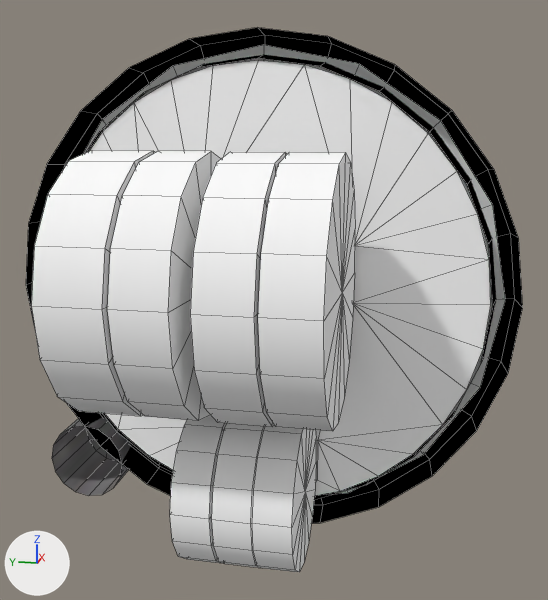
An edit to the Blender file Panels/Instruments-3d/uvid-15/uvid-15m.blend, drawn before and after from the same camera.
Camera for both pictures: a 50 mm camera at (-0.1244, -0.0281, 0.0304) aimed at (-0.0094, -0.0051, 0.0016). The axes (+X, +Y, +Z) are drawn at lower left. The lights are the same throughout. Mesh edges are drawn as thin lines.

Names of what the first picture shows: 'Circle', 'Circle.002', 'Knob', 'bezel', 'dig_a_dec', 'dig_a_decths', 'dig_a_hund', 'dig_a_ths', 'dig_p_dec', 'dig_p_hund', 'dig_p_ones'.
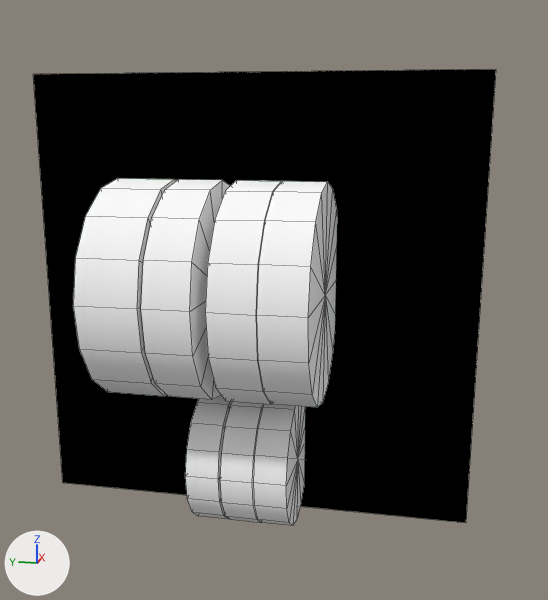
Where the newer file only moved an object's origin or applied its transform, the numbers keep the older frame.

What differs and where, as boxes (x1, y1, x2, y2) in the pictures (548 x 600 px):
'Plane', added (black): after (33, 69, 496, 523)
'Circle', moved, rescaled (not visible afterwards): before (89, 61, 491, 496)
'dig_a_dec', mesh rescaled (16% narrower, 18% shorter): before (31, 150, 155, 416); after (73, 178, 177, 396)
'bezel', moved, rescaled (not visible afterwards): before (26, 28, 523, 523)
'dig_a_hund', moved, rescaled (21% narrower, 18% shorter): before (107, 151, 220, 421); after (141, 179, 230, 400)
'dig_a_decths', moved, rescaled (17% narrower, 19% shorter): before (258, 152, 355, 431); after (257, 181, 337, 407)
'dig_a_ths', moved, rescaled (21% narrower, 18% shorter): before (190, 152, 287, 427); after (205, 180, 281, 404)
'dig_p_hund', moved, rescaled (18% narrower, 17% shorter): before (251, 425, 316, 572); after (252, 404, 305, 526)
'dig_p_ones', moved, rescaled (16% narrower, 17% shorter): before (170, 415, 226, 563); after (185, 396, 232, 519)
'Circle.002', moved, rescaled (not visible afterwards): before (83, 45, 506, 494)
'dig_p_dec', moved, rescaled (17% narrower, 16% shorter): before (211, 423, 264, 568); after (220, 401, 264, 523)
'Knob', moved, rescaled (not visible afterwards): before (52, 417, 131, 496)

The change, as a list of edits to the scene's bpy script:
```text
Change me_mesh_005:
    where me_mesh_005.from_pydata(...)  # 34 vertices, 48 faces; spans x -0.0196..0.0196, y -0.0196..0.0196, z -0.0048..0.0048
    used by ob_dig_a_dec; location = (-0.0187, 0.0159, 0.0055); rotation_euler = (1.571, 0.0, 0.0), in degrees (90, 0, 0)
    me_mesh_005 part 1: the whole mesh is scaled about its middle by (0.834, 0.834, 0.937), then moved by (0.002, -0.0009, 0.0028)
Add me_plane:
    me_plane.from_pydata([(1.0, 1.0, 0.0), (1.0, -1.0, 0.0), (-1.0, -1.0, 0.0), (-1.0, 1.0, 0.0)], [], [(0, 3, 2, 1)])
    me_plane.materials.append(mat_mat_3)  # black #000000
Change ob_dig_a_ths:
    ob_dig_a_ths.location: (-0.0187, -0.0044, 0.0055) -> (-0.0167, -0.0041, 0.0045)
    ob_dig_a_ths.scale: (1.0, 1.0, 1.0) -> (0.834, 0.834, 0.834)
Change ob_bezel:
    ob_bezel.location: (0.0039, -0.0002, -0.0003) -> (0.0021, 0.0, 0.0001)
    ob_bezel.scale: (1.0, 1.0, 1.0) -> (0.834, 0.834, 0.834)
Change ob_dig_a_decths:
    ob_dig_a_decths.location: (-0.0187, -0.0128, 0.0055) -> (-0.0167, -0.0108, 0.0045)
    ob_dig_a_decths.scale: (1.0, 1.0, 1.0) -> (0.834, 0.834, 0.834)
Change ob_dig_a_hund:
    ob_dig_a_hund.location: (-0.0187, 0.0064, 0.0055) -> (-0.0167, 0.0047, 0.0045)
    ob_dig_a_hund.scale: (1.0, 1.0, 1.0) -> (0.834, 0.834, 0.834)
Change ob_dig_p_hund:
    ob_dig_p_hund.location: (-0.0114, -0.0076, -0.0301) -> (-0.0106, -0.0067, -0.0248)
    ob_dig_p_hund.scale: (1.0, 1.0, 1.0) -> (0.834, 0.834, 0.834)
Change ob_dig_p_dec:
    ob_dig_p_dec.location: (-0.0114, -0.0014, -0.0301) -> (-0.0106, -0.0015, -0.0248)
    ob_dig_p_dec.scale: (1.0, 1.0, 1.0) -> (0.834, 0.834, 0.834)
Change ob_dig_p_ones:
    ob_dig_p_ones.location: (-0.0114, 0.0052, -0.0301) -> (-0.0106, 0.0039, -0.0248)
    ob_dig_p_ones.scale: (1.0, 1.0, 1.0) -> (0.834, 0.834, 0.834)
Change ob_knob:
    ob_knob.location: (0.0041, 0.034, -0.035) -> (0.0023, 0.0286, -0.0288)
    ob_knob.scale: (0.00731, 0.00731, 0.00731) -> (0.0061, 0.0061, 0.0061)
Change ob_circle_002:
    ob_circle_002.location: (0.006, -0.0002, -0.0003) -> (0.0039, 0.0, 0.0001)
    ob_circle_002.scale: (0.0417, 0.0417, 0.0417) -> (0.0348, 0.0348, 0.0348)
Change ob_circle:
    ob_circle.location: (0.0016, -0.0002, -0.0003) -> (0.0002, 0.0, 0.0001)
    ob_circle.scale: (0.039, 0.039, 0.039) -> (0.0325, 0.0325, 0.0325)
Add ob_plane:
    ob_plane = bpy.data.objects.new('Plane', me_plane)
    ob_plane.location = (-0.0036, -0.0002, -0.0003)
    ob_plane.rotation_euler = (0.0, 1.571, 0.0)  # degrees (0, 90, 0)
    ob_plane.scale = (0.037, 0.037, 0.037)
```
